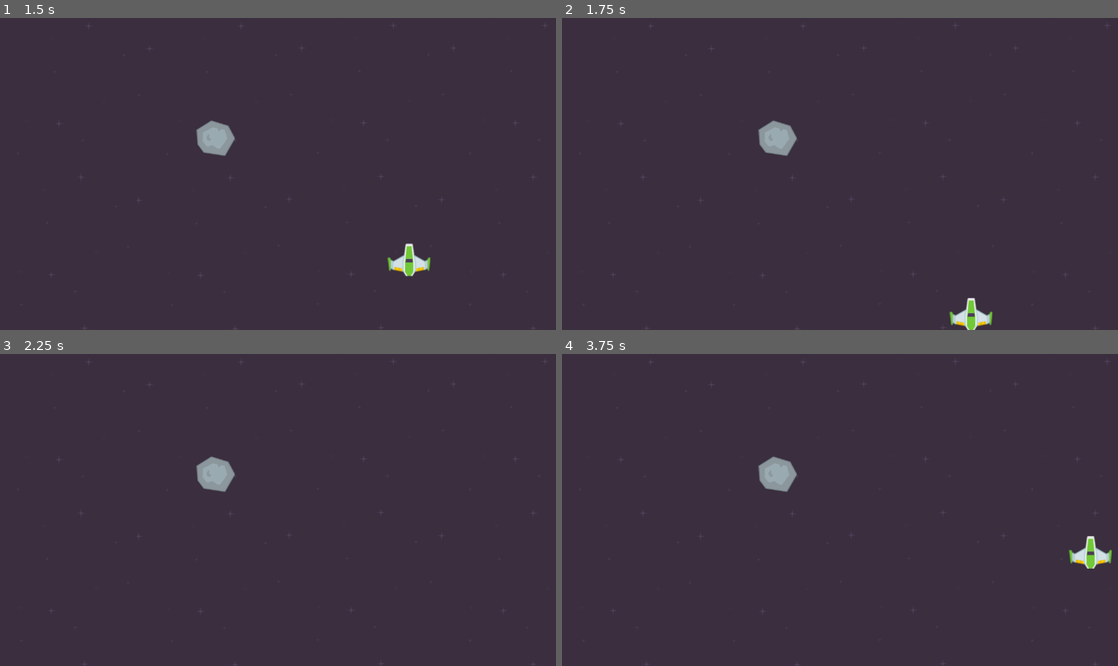
Above: before the commit, frames 1-4 (two rows, left to right).
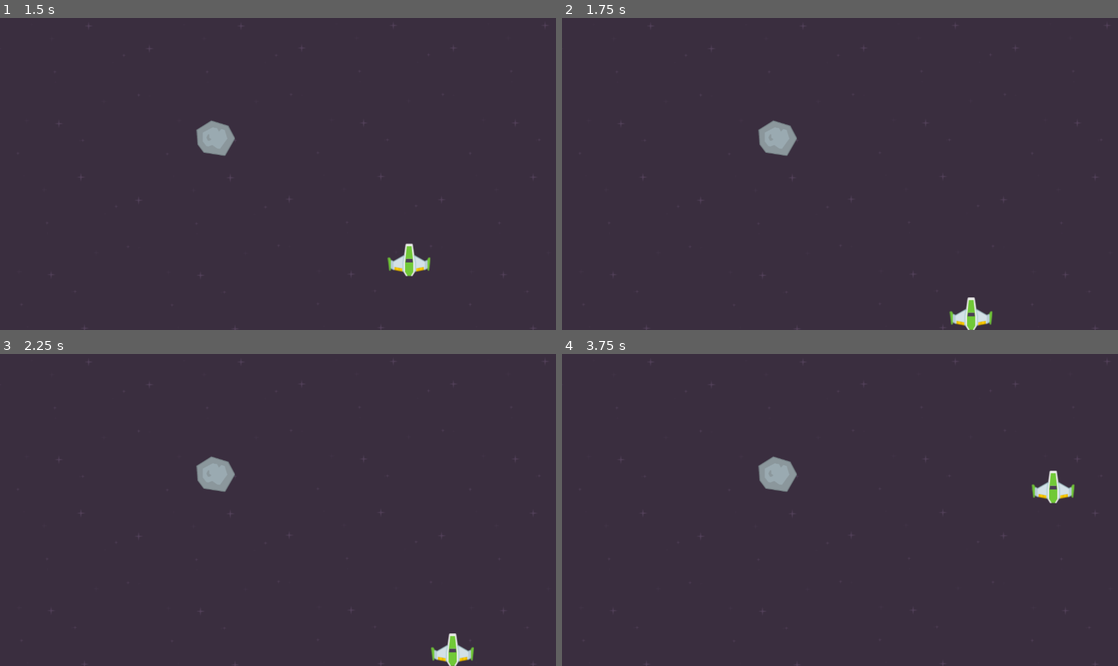
Above: after the commit, the same moments.

Repository: DemianFlury/SpaceShooter
Game: Godot game, scene res://Scenes/level.tscn
Same seed, same stepped clock (60 frames per second), same inputs: the game is played once before the commit and once after it.
Inputs:
- Up to frame 1 (1.5 s): tap Enter at 0.5 s; hold Right (right) 0.53-1.28 s; hold Down (back) from 1.28 s (still down)
- Up to frame 2 (1.75 s): keep holding Down (back)
- Up to frame 3 (2.25 s): release Down (back) at 2.03 s; hold Right (right) from 2.03 s (still down)
- Up to frame 4 (3.75 s): release Right (right) at 2.78 s; hold Up (forward) 2.78-3.53 s; hold Left (left) from 3.53 s (still down)

Frame 1 is identical in both runs. In frame 2, less than 0.1% of the frame differs, in the area x 69-78%, y 89-100%; in frame 3, 0.4%; in frame 4, 0.8%, in the area x 84-99%, y 37-69%.

Commit message:
add collisions

Diff:
--- a/Scenes/level.tscn
+++ b/Scenes/level.tscn
@@ -1,8 +1,14 @@
-[gd_scene load_steps=4 format=3 uid="uid://cus3mr4na6ypg"]
+[gd_scene load_steps=6 format=3 uid="uid://cus3mr4na6ypg"]
 
 [ext_resource type="PackedScene" uid="uid://crwtuiorbsreg" path="res://Scenes/player.tscn" id="1_wktvb"]
 [ext_resource type="Texture2D" uid="uid://b5mo75a08wvg6" path="res://Sprites/Backgrounds/bg_full.png" id="2_7lf3x"]
 [ext_resource type="PackedScene" uid="uid://b56mv04jwk1hy" path="res://Scenes/meteor.tscn" id="3_lyttj"]
+
+[sub_resource type="RectangleShape2D" id="RectangleShape2D_jbbxr"]
+size = Vector2(10, 720)
+
+[sub_resource type="RectangleShape2D" id="RectangleShape2D_qwakr"]
+size = Vector2(1300, 10)
 
 [node name="Level" type="Node2D"]
 
@@ -17,3 +23,29 @@
 
 [node name="Meteor" parent="." instance=ExtResource("3_lyttj")]
 position = Vector2(497, 278)
+
+[node name="Borders" type="Node2D" parent="."]
+
+[node name="BorderRight" type="StaticBody2D" parent="Borders"]
+
+[node name="CollisionShape2D" type="CollisionShape2D" parent="Borders/BorderRight"]
+position = Vector2(1285, 360)
+shape = SubResource("RectangleShape2D_jbbxr")
+
+[node name="BorderLeft" type="StaticBody2D" parent="Borders"]
+
+[node name="CollisionShape2D" type="CollisionShape2D" parent="Borders/BorderLeft"]
+position = Vector2(-5, 360)
+shape = SubResource("RectangleShape2D_jbbxr")
+
+[node name="BorderTop" type="StaticBody2D" parent="Borders"]
+
+[node name="CollisionShape2D" type="CollisionShape2D" parent="Borders/BorderTop"]
+position = Vector2(640, -5)
+shape = SubResource("RectangleShape2D_qwakr")
+
+[node name="BorderBot" type="StaticBody2D" parent="Borders"]
+
+[node name="CollisionShape2D" type="CollisionShape2D" parent="Borders/BorderBot"]
+position = Vector2(640, 725)
+shape = SubResource("RectangleShape2D_qwakr")
--- /dev/null
+++ b/Scenes/meteor.gd
@@ -0,0 +1,4 @@
+extends Area2D
+
+func _on_body_entered(body):
+	print('u ded boi')
--- a/Scenes/meteor.tscn
+++ b/Scenes/meteor.tscn
@@ -1,8 +1,18 @@
-[gd_scene load_steps=2 format=3 uid="uid://b56mv04jwk1hy"]
+[gd_scene load_steps=4 format=3 uid="uid://b56mv04jwk1hy"]
 
+[ext_resource type="Script" path="res://Scenes/meteor.gd" id="1_3vjby"]
 [ext_resource type="Texture2D" uid="uid://drwysrwl2yyyt" path="res://Sprites/Meteors/meteorGrey_big3.png" id="1_6riph"]
 
-[node name="Meteor" type="Node2D"]
+[sub_resource type="CircleShape2D" id="CircleShape2D_d88mf"]
+radius = 41.0122
+
+[node name="Meteor" type="Area2D"]
+script = ExtResource("1_3vjby")
 
 [node name="MeteorSprite" type="Sprite2D" parent="."]
 texture = ExtResource("1_6riph")
+
+[node name="CollisionShape2D" type="CollisionShape2D" parent="."]
+shape = SubResource("CircleShape2D_d88mf")
+
+[connection signal="body_entered" from="." to="." method="_on_body_entered"]
--- a/Scenes/player.gd
+++ b/Scenes/player.gd
@@ -1,4 +1,4 @@
-extends Node2D
+extends CharacterBody2D
 
 var speed := 500
 
@@ -10,4 +10,5 @@
 # Called every frame. 'delta' is the elapsed time since the previous frame.
 func _process(delta):
 	var direction = Input.get_vector("left", "right", "forward", "back")
-	position += direction * speed * delta
+	velocity = direction * speed
+	move_and_slide()
--- a/Scenes/player.tscn
+++ b/Scenes/player.tscn
@@ -3,8 +3,11 @@
 [ext_resource type="Texture2D" uid="uid://d2fu7mu37n86n" path="res://Sprites/Ships/playerShip1_green.png" id="1_d6ye6"]
 [ext_resource type="Script" path="res://Scenes/player.gd" id="1_l7w53"]
 
-[node name="Player" type="Node2D"]
+[node name="Player" type="CharacterBody2D"]
 script = ExtResource("1_l7w53")
 
 [node name="PlayerSprite" type="Sprite2D" parent="."]
 texture = ExtResource("1_d6ye6")
+
+[node name="CollisionPolygon2D" type="CollisionPolygon2D" parent="."]
+polygon = PackedVector2Array(-8, -37, 8, -37, 12, -12, 36, 2, 44, -7, 49, -6, 46, 24, 13, 27, 8, 37, -8, 37, -14, 28, -47, 25, -50, -6, -44, -6, -36, 2, -12, -11)
